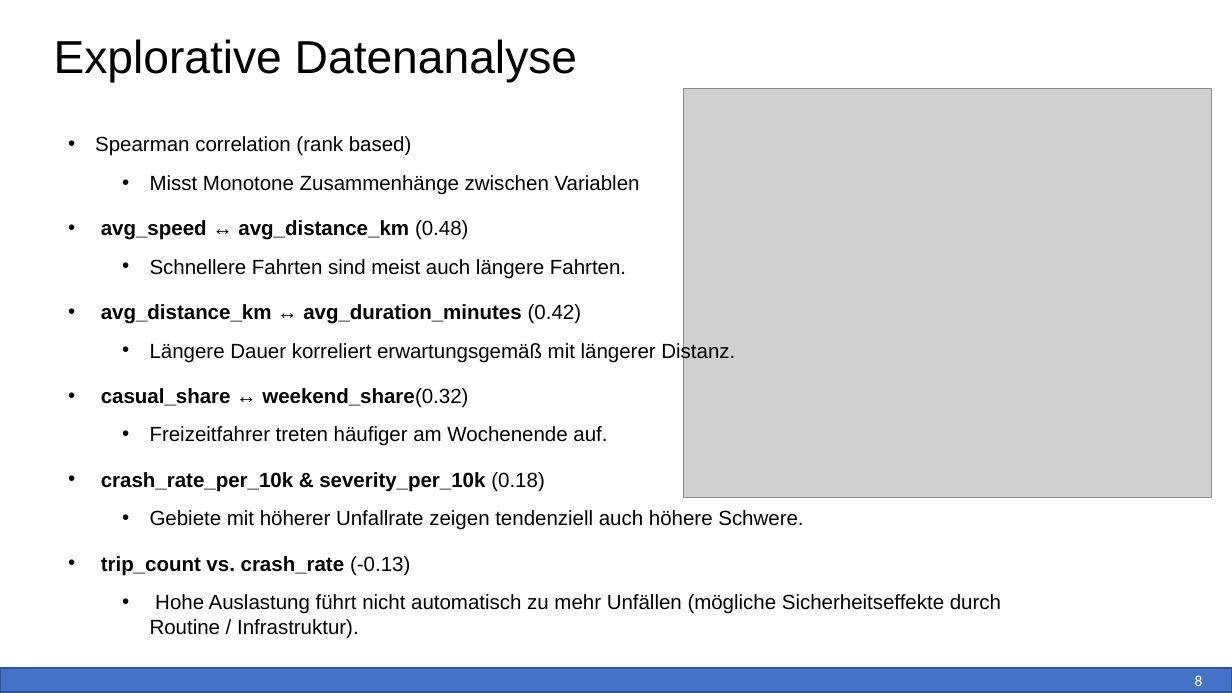
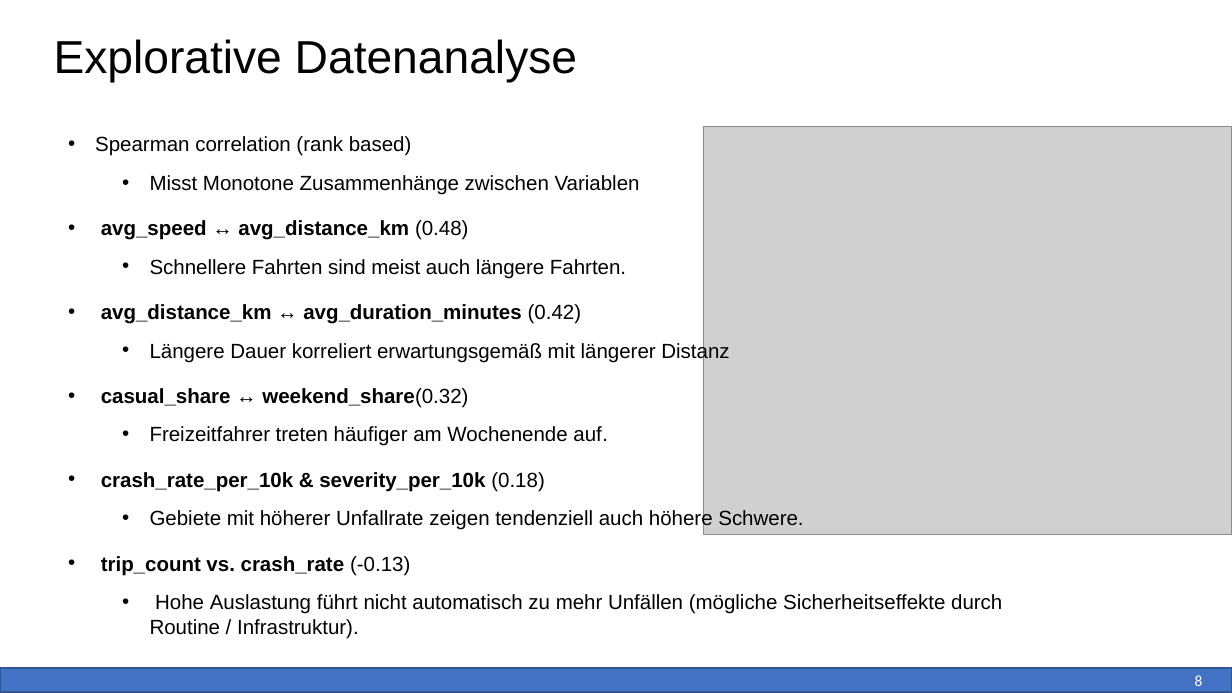
Before and after one commit to ablat1329/citibike_accident_analysis, a slide deck: slide 8 of CitiBike Risikoanalyse & Modellierung.pptx. Drawn at 1232x693 pixels with LibreOffice and Linux fonts; fonts in the diff are those of the drawing; grey boxes stand for pictures. Boxes give left, top, right and bottom in pixels: in the first picture for what was removed or moved away, otherwise in the second. Text is boxed around its words. In the diff, an @@ line names an element or a change of style, - is before the commit and + after.

```diff
--- a/CitiBike Risikoanalyse & Modellierung.pptx
+++ b/CitiBike Risikoanalyse & Modellierung.pptx
@@ picture: place and size @@
-picture at (683, 89, 1212, 497)
+picture at (703, 127, 1232, 535)
@@ text at (150, 342, 729, 363): text changed @@
-    • Längere Dauer korreliert erwartungsgemäß mit längerer Distanz.
+    • Längere Dauer korreliert erwartungsgemäß mit längerer Distanz
```
Also in this commit, not shown: 9 other slides changed.
